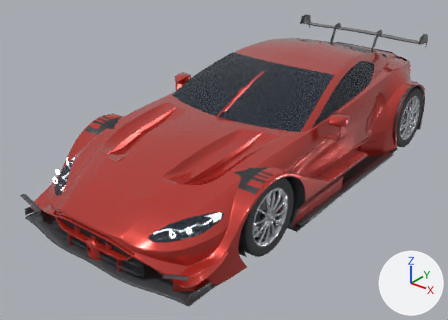
A saved change to the glTF model web/public/assets/cars/v4/kestrel_gt_hero.glb.
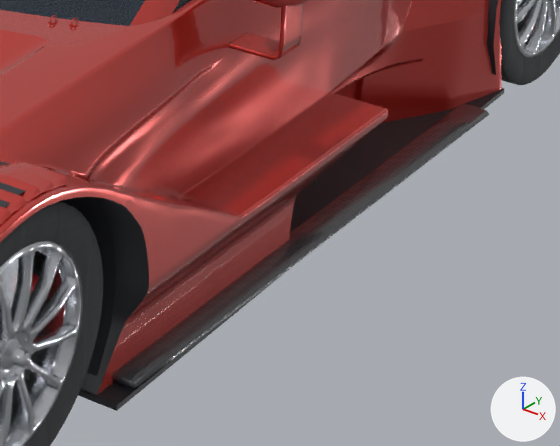
Each version is shown whole from a 50 mm camera at (3.3, -4.71, 2.86) aimed at (-0.17, -0.38, 0.18), then close up on the part from 60% to 92% of the width and 39% to 75% of the height. Lighting does not change. The marker at lower right points along +X, +Y and +Z. The last two pictures show the newer version. Where no turn or scale is listed for an object, it has been applied to the vertices.

Objects in the first close-up: 'body', 'glass_windows', 'mirror_L', 'side_skirts_carbon', 'underbody__26', 'wheel_FL_disc', 'wheel_FL_rim', 'wheel_FL_tyre', 'wheel_RL_rim', 'wheel_RL_tyre', 'wheel_well_liners' and 2 more.
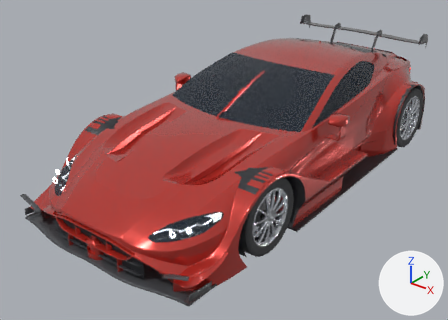
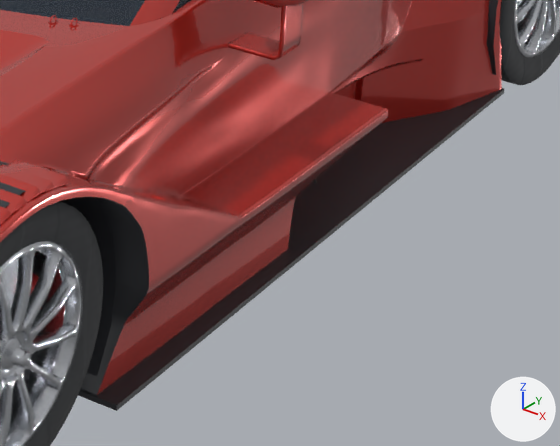
The change in detail:
Object 'side_skirts_carbon' (ob_side_skirts_carbon) is deleted.

What differs and where, as boxes (x1, y1, x2, y2) in the close-ups (560 x 446 px):
'side_skirts_carbon', deleted
    before: (112, 104, 489, 389)
